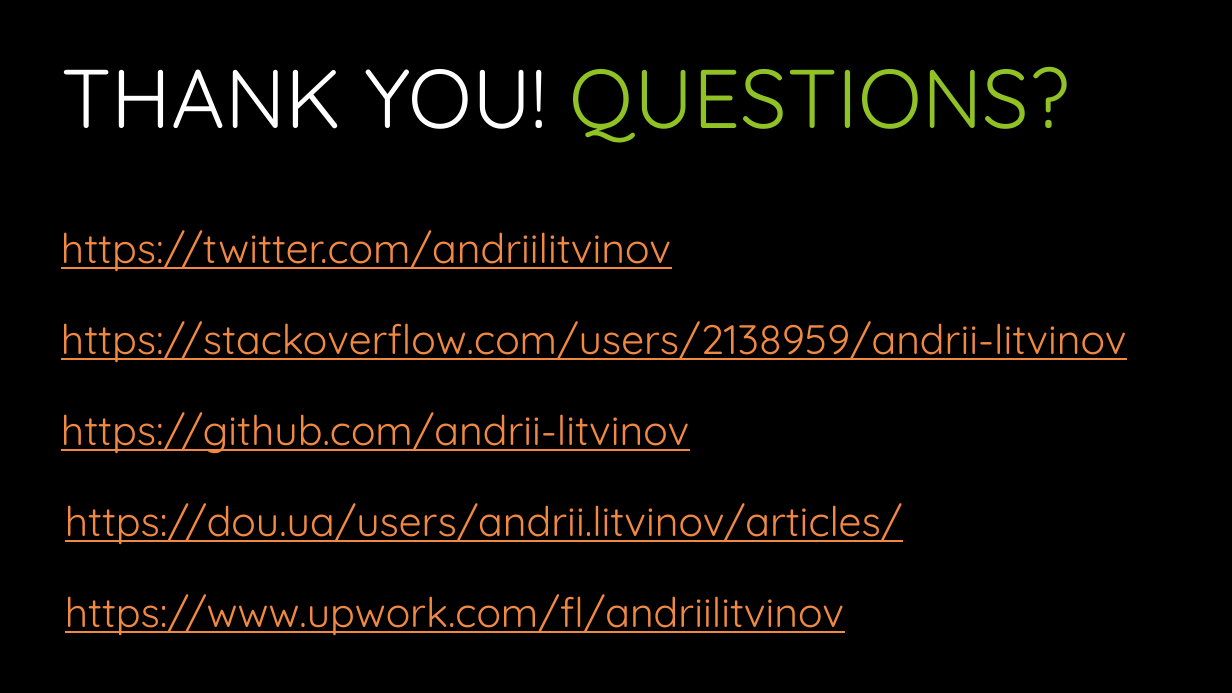
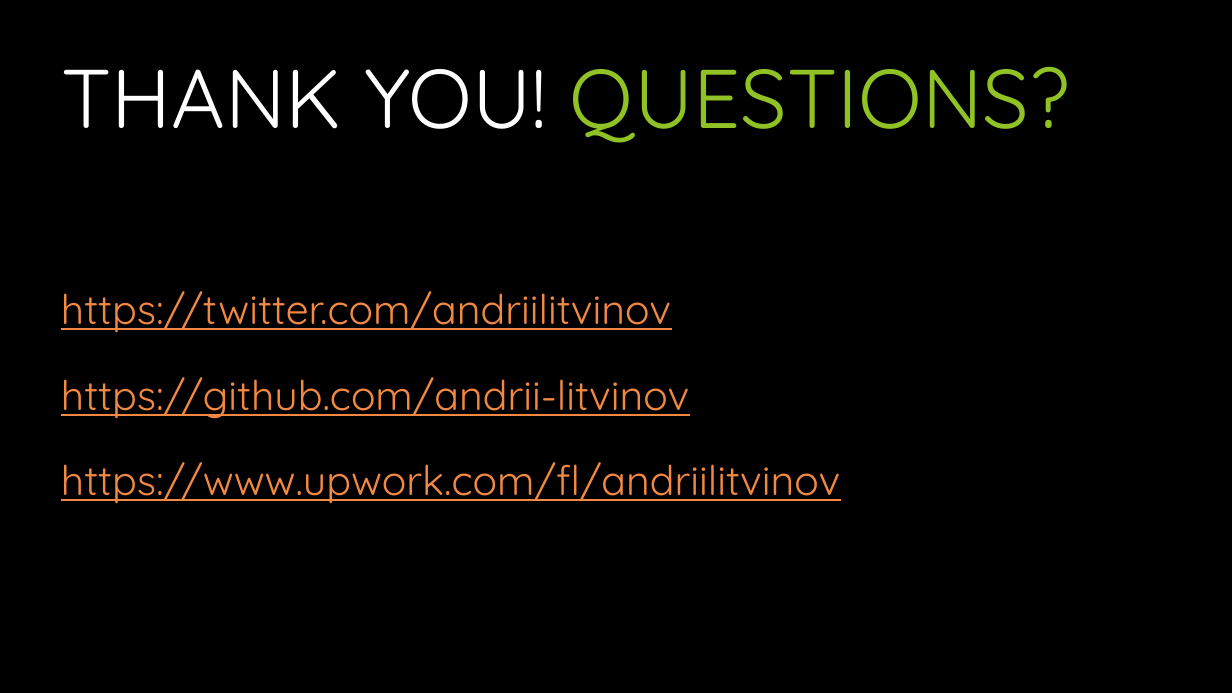
Before and after one commit to andrii-litvinov/event-driven-mongodb, a slide deck: slide 27 of t18-event-mongodb.pptx (slide 26 before the commit). Drawn at 1232x693 pixels with LibreOffice and Linux fonts; fonts in the diff are those of the drawing; background and template pictures are left out. Boxes give left, top, right and bottom in pixels: in the first picture for what was removed or moved away, otherwise in the second. Text is boxed around its words. In the diff, an @@ line names an element or a change of style, - is before the commit and + after.

```diff
--- a/t18-event-mongodb.pptx
+++ b/t18-event-mongodb.pptx
@@ text "https://twitter.com/andriilitvinov": place and size @@
-text "https://twitter.com/andriilitvinov" at (61, 230, 671, 272)
+text "https://twitter.com/andriilitvinov" at (61, 291, 671, 333)
@@ text removed at (61, 321, 1127, 363) @@
-https://stackoverflow.com/users/2138959/andrii-litvinov
@@ text "https://github.com/andrii-litvinov": place and size @@
-text "https://github.com/andrii-litvinov" at (61, 412, 689, 454)
+text "https://github.com/andrii-litvinov" at (61, 377, 689, 419)
@@ text "https://www.upwork.com/fl/andriilitvinov": place and size @@
-text "https://www.upwork.com/fl/andriilitvinov" at (65, 594, 844, 636)
+text "https://www.upwork.com/fl/andriilitvinov" at (61, 462, 840, 504)
@@ text removed at (65, 503, 902, 544) @@
-https://dou.ua/users/andrii.litvinov/articles/
```
Also in this commit, not shown: 1 other slide changed, 1 slide added, 1 other file.
